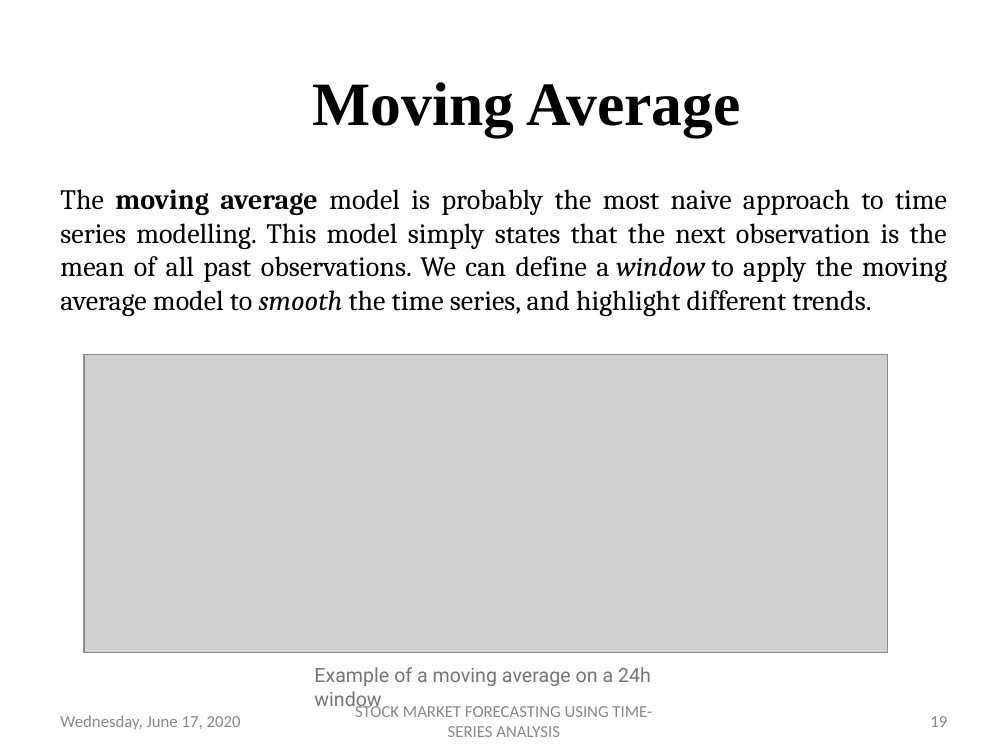
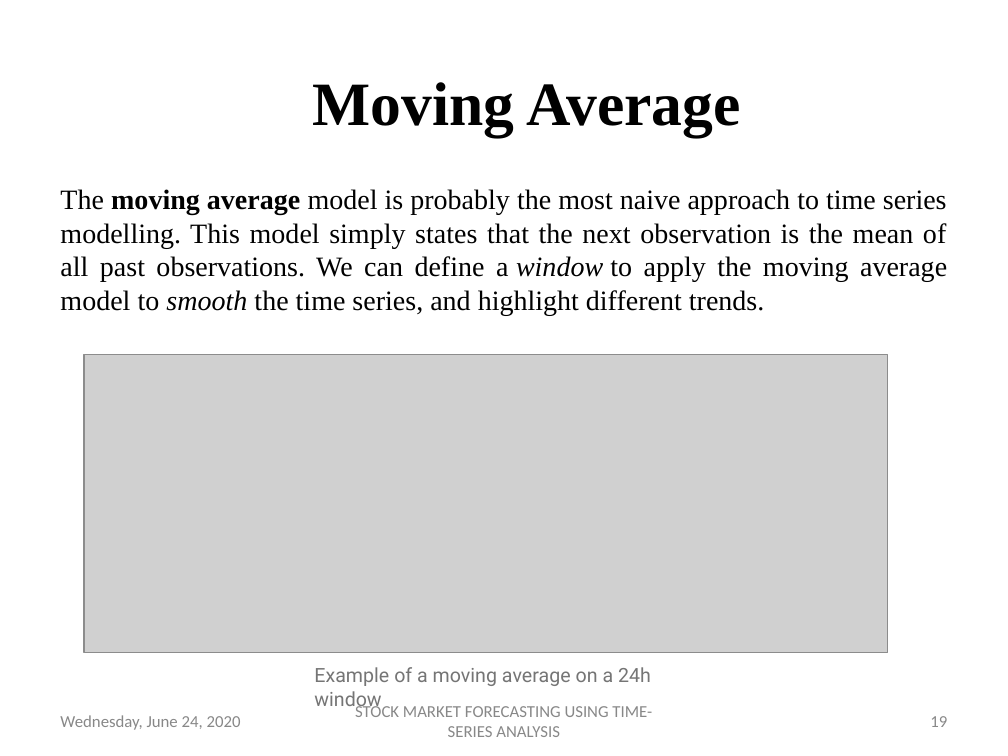
Before and after one commit to dipanshuagarwal/Stock-Market-Forecasting, a slide deck: slide 19 of Meetings/TIP - 10-06-2020.pptx. Drawn at 1008x756 pixels with LibreOffice and Linux fonts; fonts in the diff are those of the drawing; grey boxes stand for pictures; background and template pictures are left out. Boxes give left, top, right and bottom in pixels: in the first picture for what was removed or moved away, otherwise in the second. Text is boxed around its words. In the diff, an @@ line names an element or a change of style, - is before the commit and + after.

```diff
--- a/Meetings/TIP - 10-06-2020.pptx
+++ b/Meetings/TIP - 10-06-2020.pptx
@@ text "The moving average model is ..." at (x1=60, y1=189, x2=947, y2=315): font Cambria to Times New Roman @@
@@ text at (x1=60, y1=715, x2=241, y2=730): text changed @@
-Wednesday, June 17, 2020
+Wednesday, June 24, 2020
```
Also in this commit, not shown: 18 other slides changed, 5 slides added, 3 slides removed, 17 other files.
